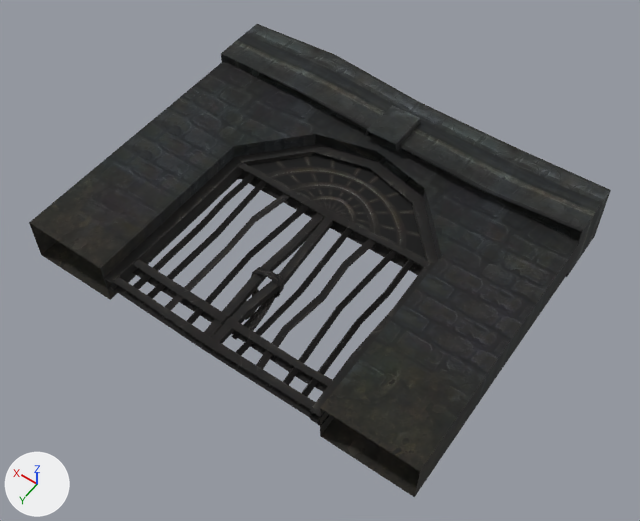
A saved change to the OBJ model sceneobjs/tanxian_fuben_257/tanxian_fuben_257_laolong_01.obj.
The view is the same before and after, from a camera (50 mm lens) standing at (-288.0, 252.0, 591.0) and looking at (-11.0, -137.0, -19.0). The lights are fixed; the arrows at lower left show +X, +Y and +Z. Where no turn or scale is listed for an object, it has been applied to the vertices. Vertices at the same position are counted once.

Names of what the first picture shows: 'tanxian_fuben_257_laolong_01'.
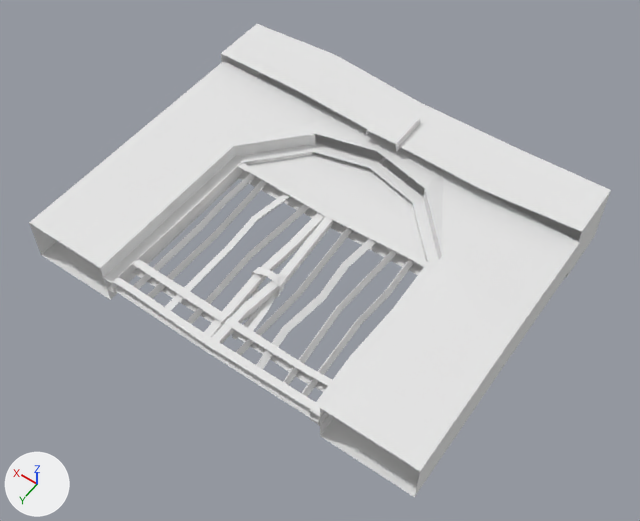
Location of each change, [x1, y1, x2, y2] in pixels of the pictures (640 x 521 px):
part 1 of me_tanxian_fuben_257_laolong_01, recoloured (black to white): [102, 143, 438, 426] in both
part 2 of me_tanxian_fuben_257_laolong_01, recoloured (black to white): [231, 154, 426, 339] in both
part 3 of me_tanxian_fuben_257_laolong_01, recoloured (black to white): [29, 24, 611, 497] in both

The edits, one by one:
Material 'material_3' (mat_material_3_1) is new.
Its base color is (0.8, 0.8, 0.8) (white #e7e7e7).
Its roughness is 1.0.
Material 'material_2' (mat_material_2_1) is new.
Its base color is (0.8, 0.8, 0.8) (white #e7e7e7).
Its roughness is 1.0.
Material 'material_1' (mat_material_1_1) is new.
Its base color is (0.8, 0.8, 0.8) (white #e7e7e7).
Its roughness is 1.0.
me_tanxian_fuben_257_laolong_01 has 447 vertices, 556 faces and spans x -192.0..192.0, y -318.0..1.0, z -37.0..37.0.
me_tanxian_fuben_257_laolong_01 is used by ob_tanxian_fuben_257_laolong_01; location (0.0, 0.0, 0.0).
me_tanxian_fuben_257_laolong_01 part 1: all 300 faces that had it switch from mat_material_2 (picture img_tanxian_fuben_257_zhalan_png) to mat_material_2_1 (white #e7e7e7).
me_tanxian_fuben_257_laolong_01 part 2: all 160 faces that had it switch from mat_material_3 (picture img_tanxian_fuben_257_zhalan_03_png) to mat_material_3_1 (white #e7e7e7).
me_tanxian_fuben_257_laolong_01 part 3: all 96 faces that had it switch from mat_material_1 (picture img_tanxian_fuben_257_xiashuidao_qiang_01_png) to mat_material_1_1 (white #e7e7e7).
